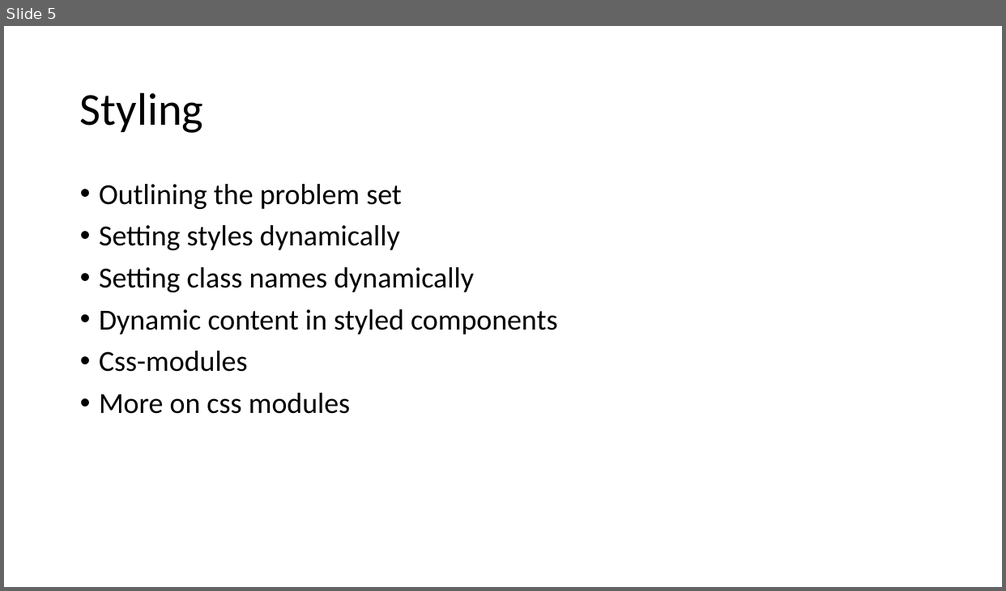
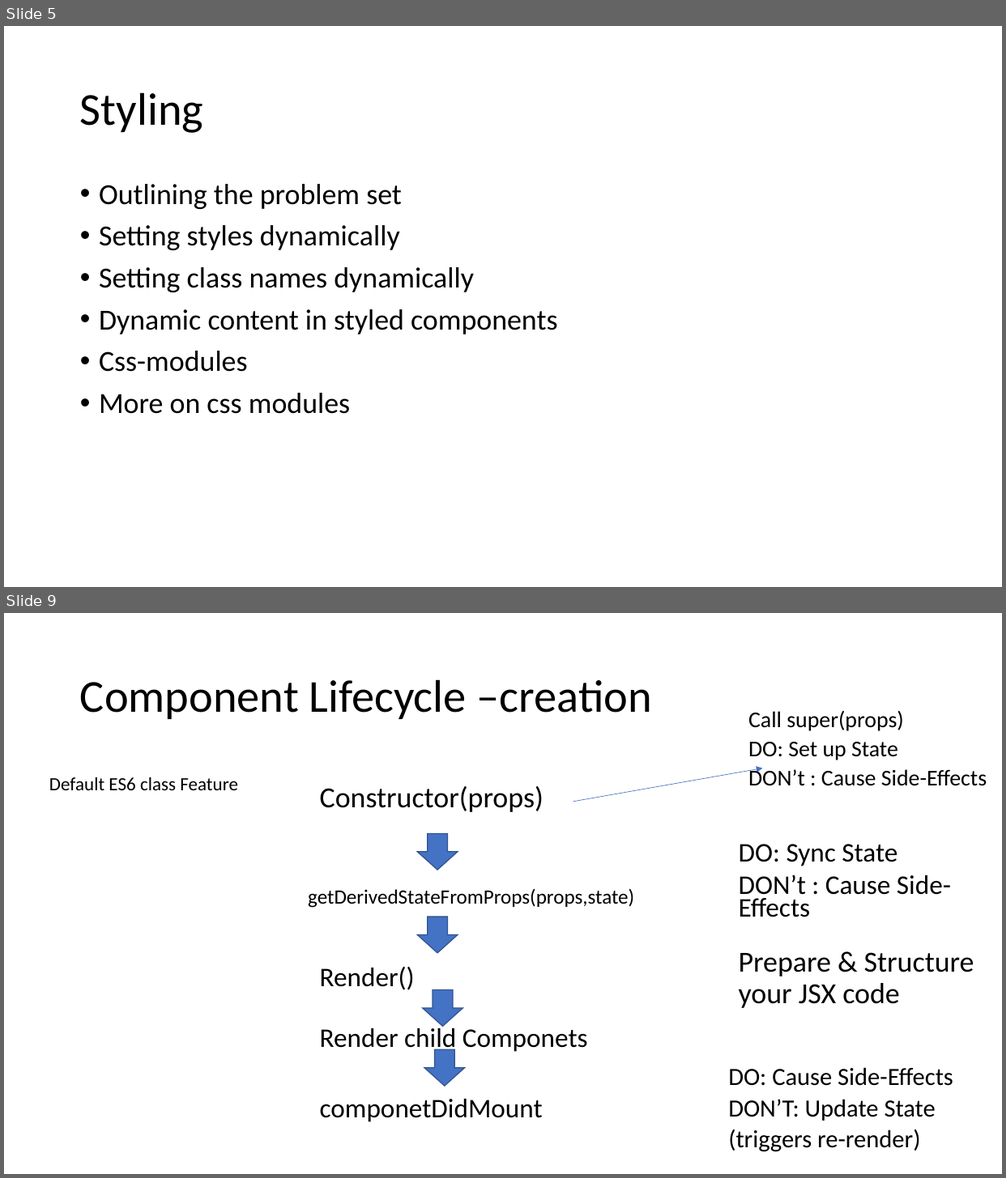
Before and after one commit to PiyushChaturvedii/batch03, a slide deck: Create-react-app.pptx. Shown one above the other, each under a label of ours: slide 5 before the commit, slides 5 and 9 after it; the slides between them are not shown. The pictures are 1006x591 and 1006x1178 pixels, drawn with LibreOffice and Linux fonts; fonts in the diff are those of the drawing. Boxes give left, top, right and bottom in pixels: in the first picture for what was removed or moved away, otherwise in the second. Text is boxed around its words. In the diff, an @@ line names an element or a change of style, - is before the commit and + after.

```diff
--- a/Create-react-app.pptx
+++ b/Create-react-app.pptx
@@ slide 9 added at bbox=[4, 613, 1002, 1174], background #FFFFFF @@
@@ title added at bbox=[80, 679, 652, 719], 44 pt, text #000000 @@
+Component Lifecycle –creation
@@ text added at bbox=[748, 711, 987, 786], 21.7 pt, text #000000 @@
+Call super(props)
+DO: Set up State
+DON’t : Cause Side-Effects
@@ text added at bbox=[49, 777, 238, 790], 18 pt, text #000000 @@
+Default ES6 class Feature
@@ arrow added from (573, 802) to (762, 768), #4472C4 0.5 pt @@
@@ text added at bbox=[320, 786, 543, 812], 28 pt, text #000000 @@
+Constructor(props)
@@ down arrow added at bbox=[417, 834, 458, 870], fill #4472C4, outline #325491 1 pt @@
@@ text added at bbox=[739, 844, 951, 918], 25.9 pt, text #000000 @@
+DO: Sync State
+DON’t : Cause Side-Effects
@@ text added at bbox=[308, 889, 634, 908], 19.6 pt, text #000000 @@
+getDerivedStateFromProps(props,state)
@@ down arrow added at bbox=[417, 917, 458, 953], fill #4472C4, outline #325491 1 pt @@
@@ text added at bbox=[739, 952, 974, 1008], 28 pt, text #000000 @@
+Prepare & Structure your JSX code
@@ text added at bbox=[320, 967, 415, 990], 25.9 pt, text #000000 @@
+Render()
@@ down arrow added at bbox=[423, 990, 463, 1026], fill #4472C4, outline #325491 1 pt @@
@@ text added at bbox=[320, 1025, 588, 1054], 25.9 pt, text #000000 @@
+Render child Componets
@@ down arrow added at bbox=[424, 1050, 465, 1086], fill #4472C4, outline #325491 1 pt @@
@@ text added at bbox=[728, 1067, 953, 1152], 23.8 pt, text #000000 @@
+DO: Cause Side-Effects
+DON’T: Update State
+(triggers re-render)
@@ text added at bbox=[320, 1099, 543, 1122], 25.9 pt, text #000000 @@
+componetDidMount
```
Also in this commit, not shown: 3 other slides added, 59 other files.
